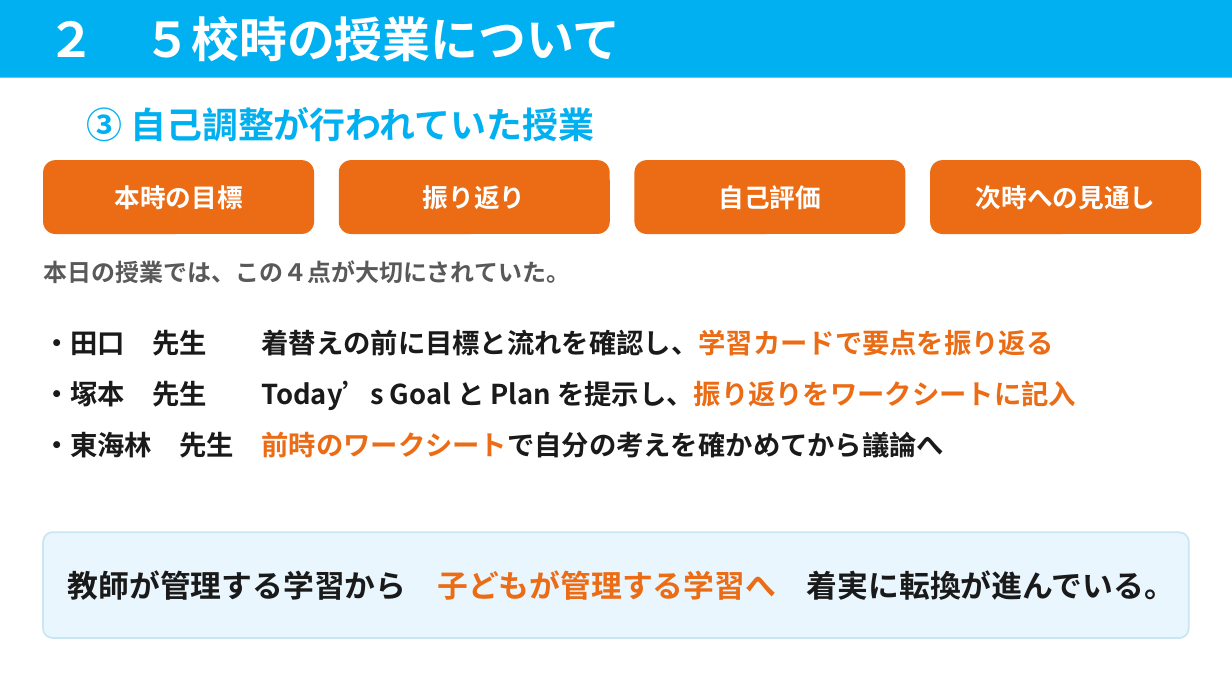
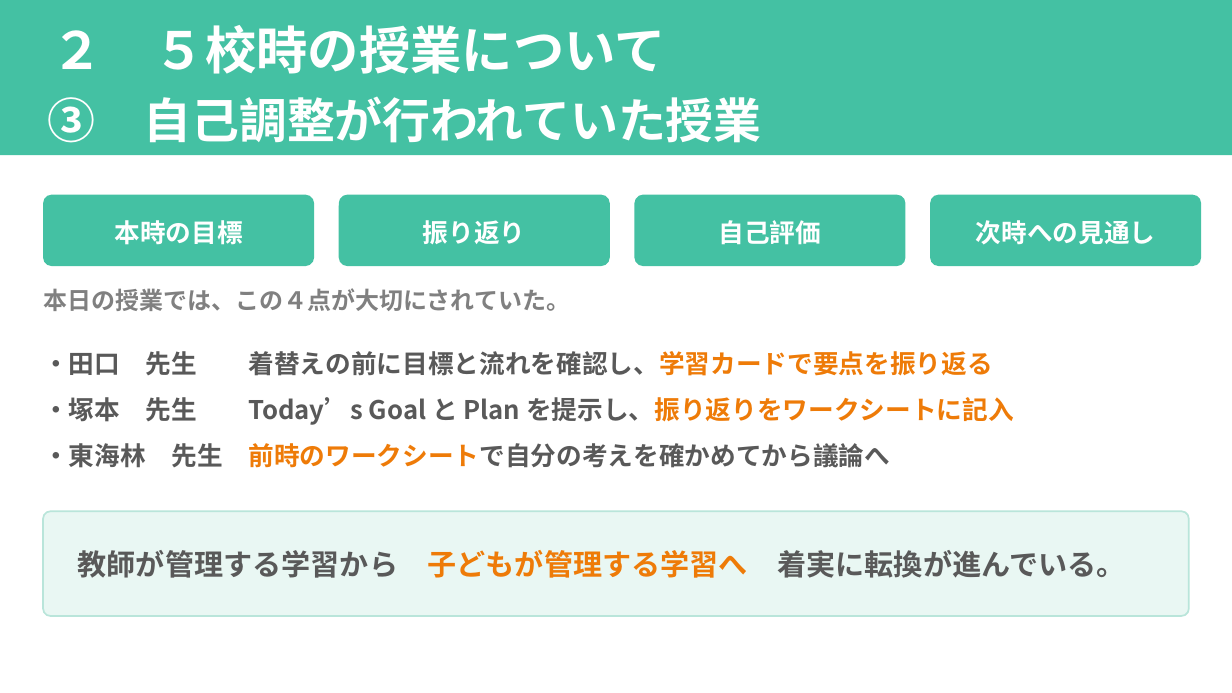
Before and after one commit to contynet730-star/con30, a slide deck: slide 12 of 指導課訪問_みらい青空学園/指導課訪問_５校時指導助言資料_みらい青空学園.pptx. Drawn at 1232x693 pixels with LibreOffice and Linux fonts; fonts in the diff are those of the drawing. Boxes give left, top, right and bottom in pixels: in the first picture for what was removed or moved away, otherwise in the second. Text is boxed around its words. In the diff, an @@ line names an element or a change of style, - is before the commit and + after.

```diff
--- a/指導課訪問_みらい青空学園/指導課訪問_５校時指導助言資料_みらい青空学園.pptx
+++ b/指導課訪問_みらい青空学園/指導課訪問_５校時指導助言資料_みらい青空学園.pptx
@@ rectangle "２ ５校時の授業について": place and size @@
-rectangle "２ ５校時の授業について" at <box>0,0,1232,78</box>
+rectangle "２ ５校時の授業について" at <box>0,0,1232,155</box>
@@ rectangle "２ ５校時の授業について" at <box>0,0,1232,155</box>: fill #00B0F0 to #44C1A3 @@
@@ text in rectangle at <box>51,25,666,74</box>: size 28 to 30 pt in "２ ５校時の授業について"; line spacing 1 to 1.2 @@
@@ text in rectangle at <box>48,96,761,143</box>: paragraph added @@
+③ 自己調整が行われていた授業
@@ text removed at <box>86,107,594,142</box> @@
-③ 自己調整が行われていた授業
@@ 4 texts, 4 rounded rectangles: place and size @@
-4 texts, 4 rounded rectangles at <box>43,160,1201,234</box>
+4 texts, 4 rounded rectangles at <box>43,195,1201,266</box>
@@ line spacing 1 to 1.15 in 4 elements at <box>114,220,242,245</box>, <box>423,220,526,244</box>, <box>719,220,822,245</box>, <box>976,220,1156,245</box> @@
@@ fill #EB6C15 to #44C1A3; proportions changed in 4 elements at <box>43,195,314,266</box>, <box>339,195,610,266</box>, <box>634,195,906,266</box>, <box>930,195,1201,266</box> @@
@@ text "本日の授業では、この４点が大切にされていた。": place and size @@
-text "本日の授業では、この４点が大切にされていた。" at <box>43,260,570,283</box>
+text "本日の授業では、この４点が大切にされていた。" at <box>43,288,570,311</box>
@@ text "本日の授業では、この４点が大切にされていた。" at <box>43,288,570,311</box>: text colour #595959 to #808080 @@
@@ text "・田口 先生 着替えの前に目標と流れを確認し、学習カードで要点を振り返る": place and size @@
-text "・田口 先生 着替えの前に目標と流れを確認し、学習カードで要点を振り返る" at <box>43,329,1076,458</box>
+text "・田口 先生 着替えの前に目標と流れを確認し、学習カードで要点を振り返る" at <box>43,351,1014,468</box>
@@ text "・田口 先生 着替えの前に目標と流れを確認し、学習カードで要点を振り返る" at <box>43,351,1014,468</box>: size 16 to 15 pt; text colour #1A1A1A to #595959 in "・田口 先生 着替えの前に目標と流れを確認し、学習カードで要点を振り返る", "・塚本 先生 Today’s Goal と Plan を提示し、振り返りをワークシートに記入", "・東海林 先生 前時のワークシートで自分の考えを確かめてから議論へ"; text colour #EB6C15 to #EE7B08 in "着替えの前に目標と流れを確認し、学習カードで要点を振り返る", "を提示し、振り返りをワークシートに記入", "前時のワークシートで自分の考えを確かめてから議論へ"; line spacing 1.55 to 1.5 @@
@@ rounded rectangle: place and size @@
-rounded rectangle at <box>43,532,1189,638</box>
+rounded rectangle at <box>43,511,1189,616</box>
@@ rounded rectangle at <box>43,511,1189,616</box>: fill #EAF6FD to #E9F7F3; outline #C9E6F5 1 pt to #B9E5DA 1 pt; proportions changed @@
@@ text "教師が管理する学習から 子どもが管理する学習へ 着実に転換が進んでいる。": place and size @@
-text "教師が管理する学習から 子どもが管理する学習へ 着実に転換が進んでいる。" at <box>68,570,1175,600</box>
+text "教師が管理する学習から 子どもが管理する学習へ 着実に転換が進んでいる。" at <box>78,550,1125,578</box>
@@ text "教師が管理する学習から 子どもが管理する学習へ 着実に転換が進んでいる。" at <box>78,550,1125,578</box>: size 18 to 17 pt; text colour #1A1A1A to #595959 in "教師が管理する学習から 着実に転換が進んでいる。"; text colour #EB6C15 to #EE7B08 in "子どもが管理する学習へ" @@
```
Also in this commit, not shown: 13 other slides changed, 2 other files.
